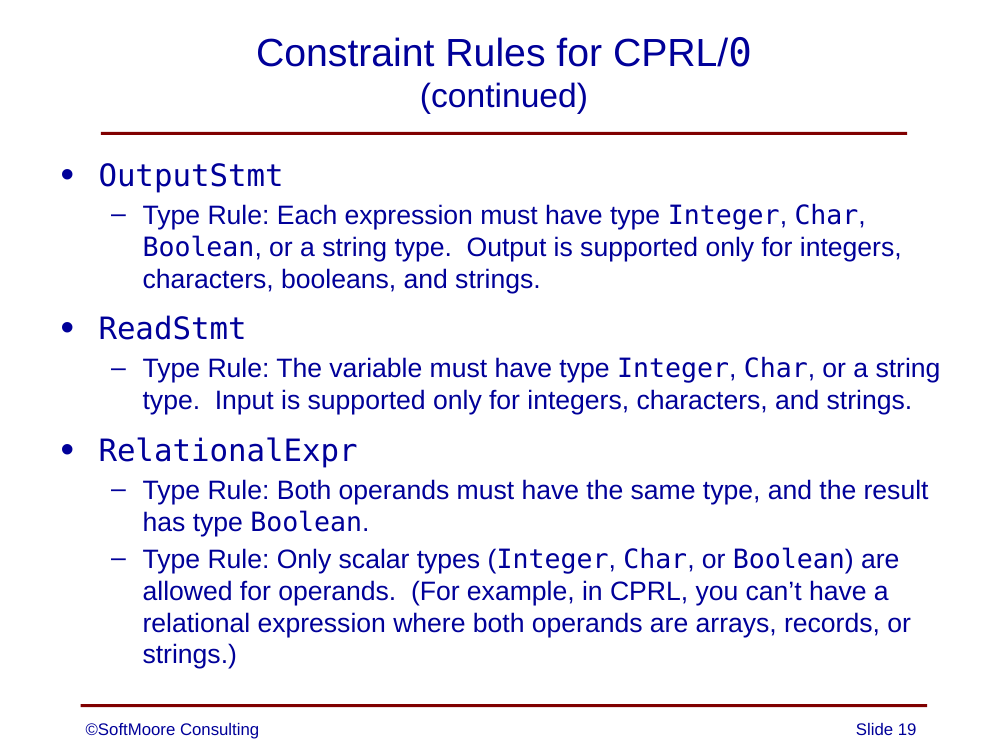
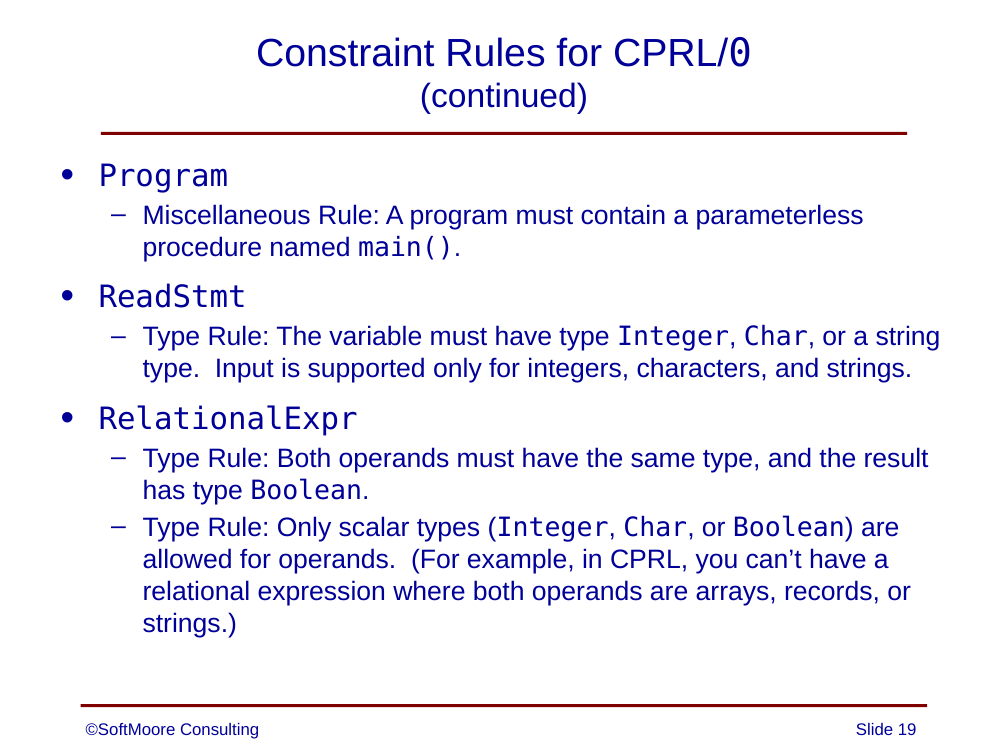
Before and after one commit to SoftMoore/CPRL-Kt-3rd, a slide deck: slide 19 of PowerPoints/09 - Constraint Analysis.pptx. Drawn at 1008x756 pixels with LibreOffice and Linux fonts; fonts in the diff are those of the drawing. Boxes give left, top, right and bottom in pixels: in the first picture for what was removed or moved away, otherwise in the second. Text is boxed around its words. In the diff, an @@ line names an element or a change of style, - is before the commit and + after.

```diff
--- a/PowerPoints/09 - Constraint Analysis.pptx
+++ b/PowerPoints/09 - Constraint Analysis.pptx
@@ text at <box>99,163,864,261</box>: text changed @@
-• OutputStmt
-  – Type Rule: Each expression must have type Integer, Char, Boolean, or a string type. Output is supported only for integers, characters, booleans, and strings.
+• Program
+  – Miscellaneous Rule: A program must contain a parameterless procedure named main().
```
Also in this commit, not shown: 5 other slides changed.
